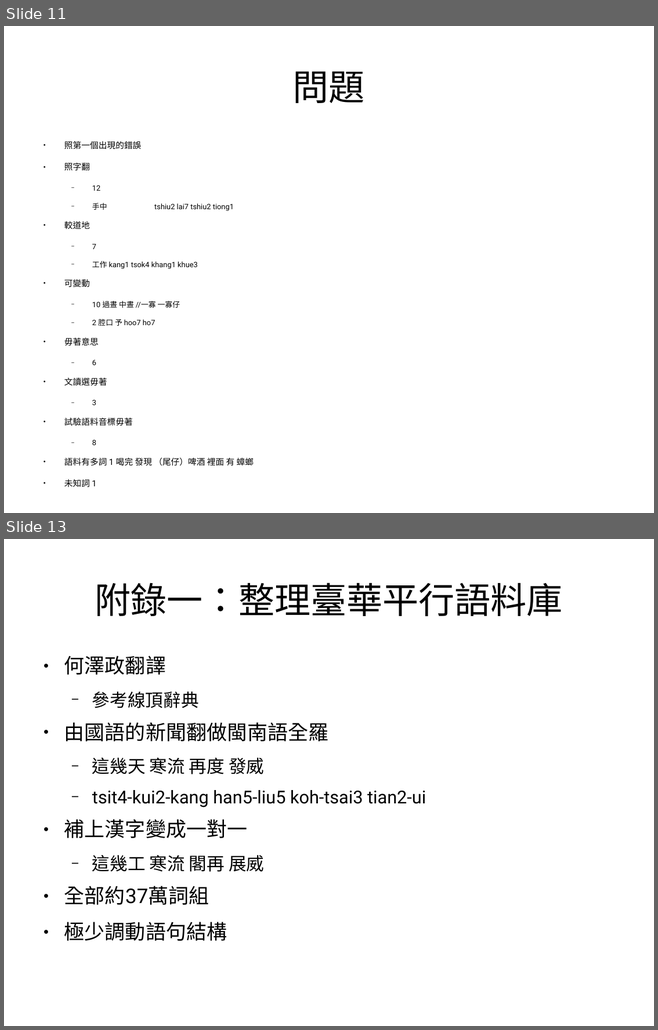
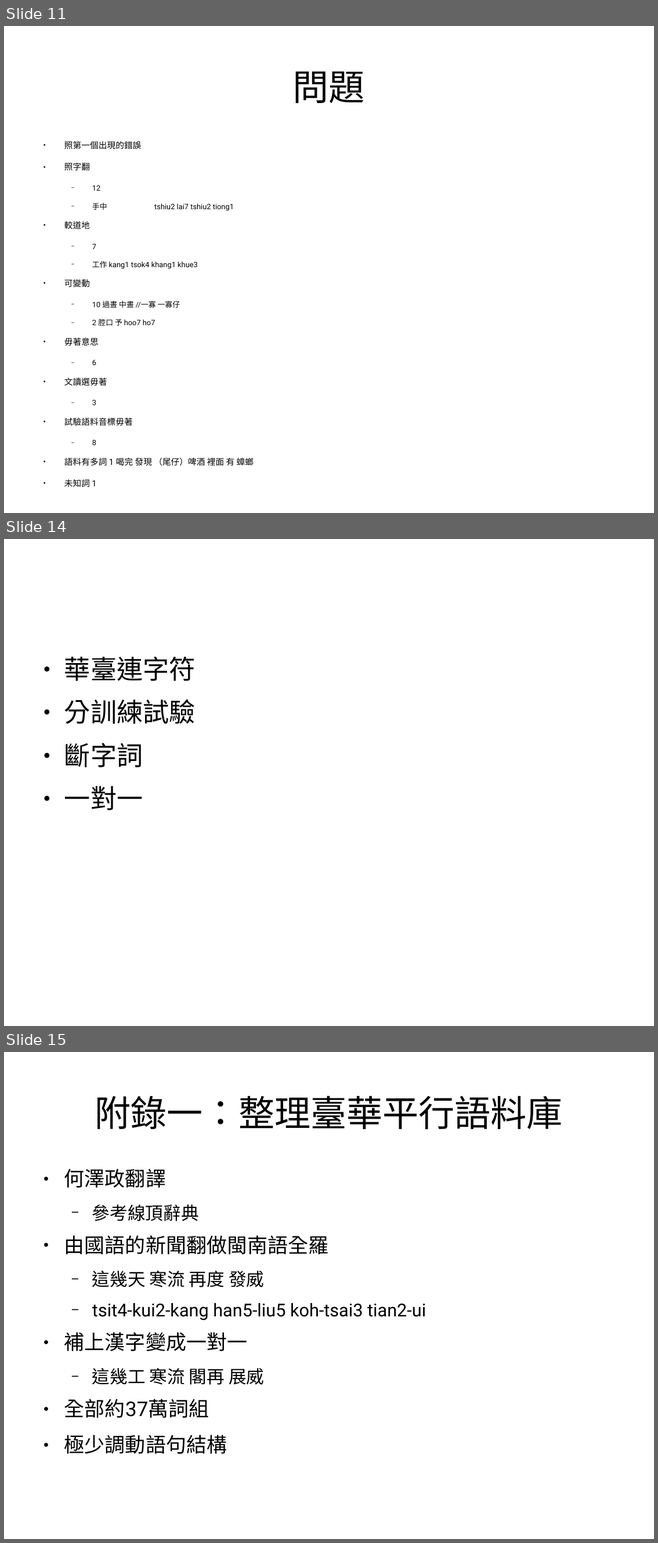
Before and after one commit to sih4sing5hong5/po3-ko3_tau5-iann2-phinn3, a slide deck: 翻譯報告.odp. Shown one above the other, each under a label of ours: slides 11 and 13 before the commit, slides 11, 14 and 15 after it; the slides between them are not shown. The pictures are 658x1030 and 658x1543 pixels, drawn with LibreOffice and Linux fonts; fonts in the diff are those of the drawing. Boxes give left, top, right and bottom in pixels: in the first picture for what was removed or moved away, otherwise in the second. Text is boxed around its words. In the diff, an @@ line names an element or a change of style, - is before the commit and + after.

```diff
--- a/翻譯報告.odp
+++ b/翻譯報告.odp
@@ slide 14 added at (4, 539, 654, 1026), background #FFFFFF @@
@@ text added at (64, 657, 195, 810), 32 pt, text #000000 @@
+● 華臺連字符
+● 分訓練試驗
+● 斷字詞
+● 一對一
@@ what was slide 13 is now slide 15 @@
```
Also in this commit, not shown: 2 slides changed, 1 other slide added.
